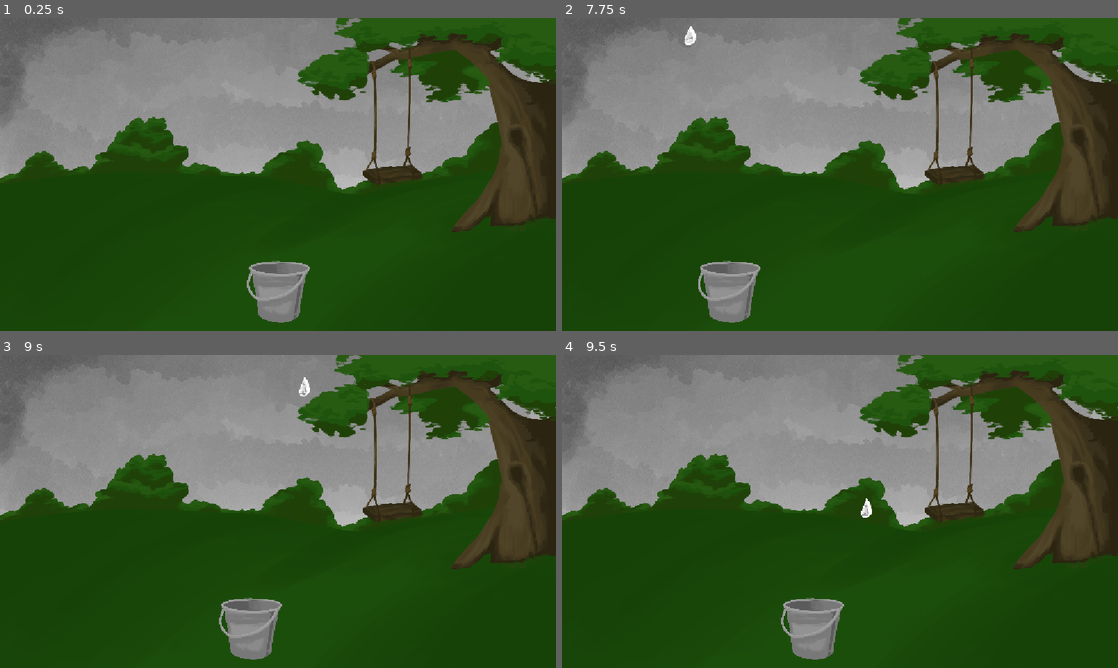
Above: before the commit, frames 1-4 (two rows, left to right).
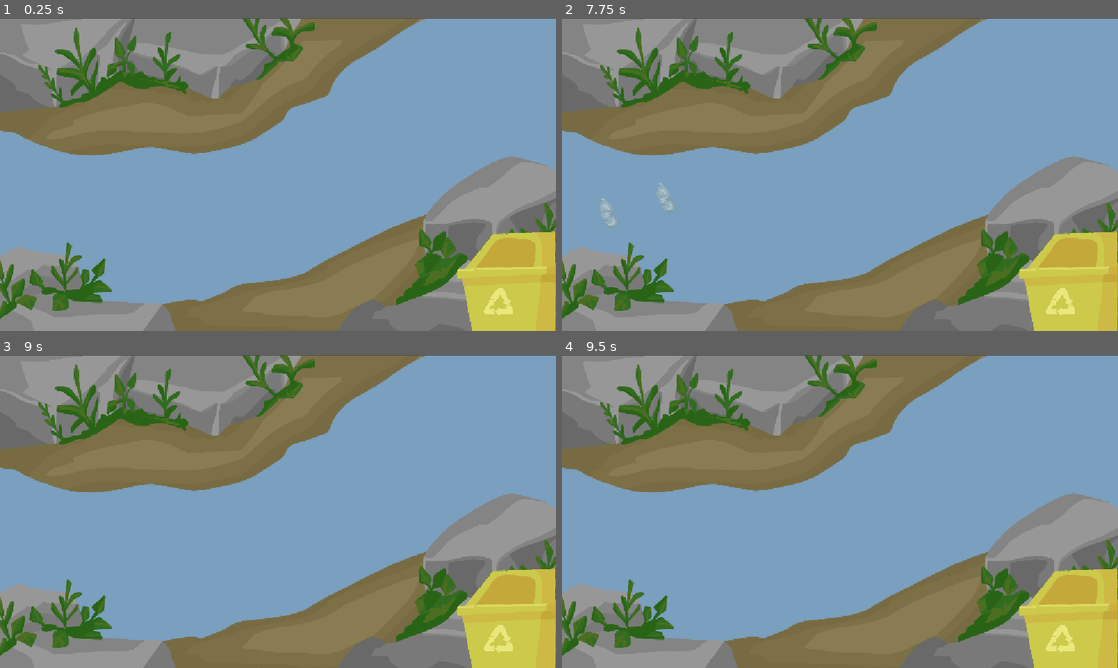
Above: after the commit, the same moments.

Repository: bldng1337/splash
Game: Godot game, scene res://main.tscn
Same seed, same stepped clock (60 frames per second), same inputs: the game is played once before the commit and once after it.
Inputs (mouse positions are in pixels of both pictures, inside the frame that each line leads up to):
- Up to frame 1 (0.25 s): no input
- Up to frame 2 (7.75 s): tap Enter at 0.5 s; move the mouse to (962, 158) at 0.52 s; click (962, 158) at 0.67 s; tap Space at 1.25 s; move the mouse to (728, 190) at 1.27 s; click (728, 190) at 1.42 s; move the mouse to (895, 105) at 2.02 s; click (895, 105) at 2.17 s; move the mouse to (812, 237) at 2.77 s; click (812, 237) at 2.92 s; move the mouse to (1006, 221) at 3.52 s; click (1006, 221) at 3.67 s; move the mouse to (673, 127) at 4.27 s; click (673, 127) at 4.42 s; move the mouse to (867, 174) at 5.02 s; click (867, 174) at 5.17 s; move the mouse to (756, 96) at 5.77 s; click (756, 96) at 5.92 s; move the mouse to (962, 158) at 6.52 s; click (962, 158) at 6.67 s; move the mouse to (728, 190) at 7.27 s; click (728, 190) at 7.42 s
- Up to frame 3 (9 s): move the mouse to (333, 442) at 8.02 s; click (333, 442) at 8.17 s; move the mouse to (250, 574) at 8.77 s; click (250, 574) at 8.92 s
- Up to frame 4 (9.5 s): no input

The runs differ from the first frame. In frame 1, 93% of the frame differs, in the area x 0-100%, y 0-100%; in frame 2, 93%; in frame 3, 93%; in frame 4, 93%.

Commit message:
First pipe prototype

Diff:
--- /dev/null
+++ b/content/W1/L1/main.tscn
@@ -0,0 +1,8 @@
+[gd_scene load_steps=2 format=3 uid="uid://barlqjvmtnq36"]
+
+[ext_resource type="Script" path="res://content/W1/L1/scripts/gamecontroller.gd" id="1_gamecontroller"]
+
+[node name="Main" type="Node2D"]
+
+[node name="GameController" type="Node2D" parent="."]
+script = ExtResource("1_gamecontroller")
--- /dev/null
+++ b/content/W1/L1/scripts/gamecontroller.gd
@@ -0,0 +1,197 @@
+extends Node2D
+
+var pipe_straight = preload("res://assets/W1L1/pipe_straight.png")
+var pipe_corner = preload("res://assets/W1L1/pipe_corner.png")
+var pipe_triple = preload("res://assets/W1L1/pipe_triple.png")
+var pipe_cross = preload("res://assets/W1L1/Pipe_cross.png")
+
+const PIPE_CONNECTIONS = {
+	"straight": [0, 2],
+	"corner": [0, 3],
+	"triple": [0, 2, 3],
+	"cross": [0, 1, 2, 3]
+}
+
+var grid_size: Vector2i = Vector2i(7, 5)
+var cell_size: float = 120.0
+var grid_offset: Vector2 = Vector2.ZERO
+
+var path_cells: Array[Vector2i] = []
+var path_directions: Array[Vector2i] = []
+
+var pipes: Array[Sprite2D] = []
+var pipe_types: Array[String] = []
+var pipe_rotations: Array[int] = []
+var required_connections: Array[Array] = []
+
+var game_complete: bool = false
+
+func _ready() -> void:
+	manager.register_objective()
+	calculate_grid_offset()
+	generate_path()
+	spawn_pipes()
+
+func calculate_grid_offset() -> void:
+	var viewport_size = get_viewport().get_visible_rect().size
+	grid_offset.x = (viewport_size.x - grid_size.x * cell_size) / 2 + cell_size / 2
+	grid_offset.y = (viewport_size.y - grid_size.y * cell_size) / 2 + cell_size / 2
+
+func generate_path() -> void:
+
+	path_cells.clear()
+	path_directions.clear()
+
+	var current = Vector2i(0, randi() % grid_size.y)
+	path_cells.append(current)
+
+	while current.x < grid_size.x - 1:
+		var possible_moves: Array[Vector2i] = []
+
+		possible_moves.append(Vector2i(1, 0))
+
+		if current.y > 0 and randf() < 0.3:
+			if path_cells.size() < 2 or path_cells[-2] != current + Vector2i(0, -1):
+				possible_moves.append(Vector2i(0, -1))
+
+		if current.y < grid_size.y - 1 and randf() < 0.3:
+			if path_cells.size() < 2 or path_cells[-2] != current + Vector2i(0, 1):
+				possible_moves.append(Vector2i(0, 1))
+
+		var move = possible_moves[randi() % possible_moves.size()]
+		path_directions.append(move)
+		current = current + move
+
+		if current in path_cells:
+			path_directions.pop_back()
+			current = path_cells[-1]
+			move = Vector2i(1, 0)
+			path_directions.append(move)
+			current = current + move
+
+		path_cells.append(current)
+
+	path_directions.append(Vector2i(0, 0))
+
+func direction_to_index(dir: Vector2i) -> int:
+	if dir == Vector2i(0, -1): return 0  # up
+	if dir == Vector2i(1, 0): return 1   # right
+	if dir == Vector2i(0, 1): return 2   # down
+	if dir == Vector2i(-1, 0): return 3  # left
+	return -1
+
+func opposite_direction(dir_index: int) -> int:
+	return (dir_index + 2) % 4
+
+func spawn_pipes() -> void:
+	for i in range(path_cells.size()):
+		var cell = path_cells[i]
+		var pos = Vector2(cell.x * cell_size + grid_offset.x, cell.y * cell_size + grid_offset.y)
+
+		var needed_dirs: Array = []
+
+		if i > 0:
+			var from_dir = path_cells[i - 1] - cell
+			var from_index = direction_to_index(from_dir)
+			if from_index >= 0:
+				needed_dirs.append(from_index)
+
+		if i < path_cells.size() - 1:
+			var to_dir = path_directions[i]
+			var to_index = direction_to_index(to_dir)
+			if to_index >= 0:
+				needed_dirs.append(to_index)
+
+		required_connections.append(needed_dirs)
+
+		var pipe_type = choose_pipe_type(needed_dirs)
+		pipe_types.append(pipe_type)
+
+		var correct_rotation = find_correct_rotation(pipe_type, needed_dirs)
+
+		var initial_rotation = randi() % 4
+		if randf() < 0.7:
+			while initial_rotation == correct_rotation:
+				initial_rotation = randi() % 4
+
+		pipe_rotations.append(initial_rotation)
+
+		var pipe_sprite = Sprite2D.new()
+		pipe_sprite.texture = get_pipe_texture(pipe_type)
+		pipe_sprite.position = pos
+		pipe_sprite.rotation_degrees = initial_rotation * 90
+		pipe_sprite.scale = Vector2(0.12, 0.12)
+
+		add_child(pipe_sprite)
+		pipes.append(pipe_sprite)
+
+func choose_pipe_type(needed_dirs: Array) -> String:
+	if needed_dirs.size() == 1:
+		return "corner" if randf() < 0.5 else "straight"
+
+	if needed_dirs.size() == 2:
+		var diff = abs(needed_dirs[0] - needed_dirs[1])
+		if diff == 2:
+			return "straight"
+		else:
+			return "corner"
+
+	return "cross"
+
+func get_pipe_texture(pipe_type: String) -> Texture2D:
+	match pipe_type:
+		"straight": return pipe_straight
+		"corner": return pipe_corner
+		"triple": return pipe_triple
+		"cross": return pipe_cross
+	return pipe_straight
+
+func find_correct_rotation(pipe_type: String, needed_dirs: Array) -> int:
+	for rot in range(4):
+		var connections = get_connections(pipe_type, rot)
+		var all_connected = true
+		for dir in needed_dirs:
+			if dir not in connections:
+				all_connected = false
+				break
+		if all_connected:
+			return rot
+	return 0
+
+func get_connections(pipe_type: String, rotation: int) -> Array:
+	var base_connections = PIPE_CONNECTIONS[pipe_type]
+	var rotated_connections = []
+	for conn in base_connections:
+		rotated_connections.append((conn + rotation) % 4)
+	return rotated_connections
+
+func _input(event: InputEvent) -> void:
+	if event is InputEventMouseButton and event.pressed and event.button_index == MOUSE_BUTTON_LEFT:
+		var mouse_pos = get_global_mouse_position()
+
+		for i in range(pipes.size()):
+			var pipe = pipes[i]
+			var click_radius = cell_size * 0.5
+
+			if pipe.position.distance_to(mouse_pos) < click_radius:
+				rotate_pipe(i)
+				break
+
+func rotate_pipe(index: int) -> void:
+	pipe_rotations[index] = (pipe_rotations[index] + 1) % 4
+	pipes[index].rotation_degrees = pipe_rotations[index] * 90
+	check_win_condition()
+
+func check_win_condition() -> void:
+	for i in range(pipes.size()):
+		var connections = get_connections(pipe_types[i], pipe_rotations[i])
+		var needed = required_connections[i]
+
+		for dir in needed:
+			if dir not in connections:
+				return
+
+	on_puzzle_complete()
+
+func on_puzzle_complete() -> void:
+	manager.finish_objective()
--- a/general/GameManager.gd
+++ b/general/GameManager.gd
@@ -4,6 +4,7 @@
 @export var games: Array[PackedScene]=[
 	preload("res://content/W2/L2/main.tscn"),
 	preload("res://content/W2/river/main.tscn"),
+	preload("res://content/W1/L1/main.tscn"),
 ]
 
 var current_game: Node
Not shown, added: assets/W1L1/Pipe_cross.png.import
Not shown, added: assets/W1L1/pipe_corner.png.import
Not shown, added: assets/W1L1/pipe_straight.png.import
Not shown, added: assets/W1L1/pipe_triple.png.import
Not shown, added: content/W1/L1/scripts/gamecontroller.gd.uid
